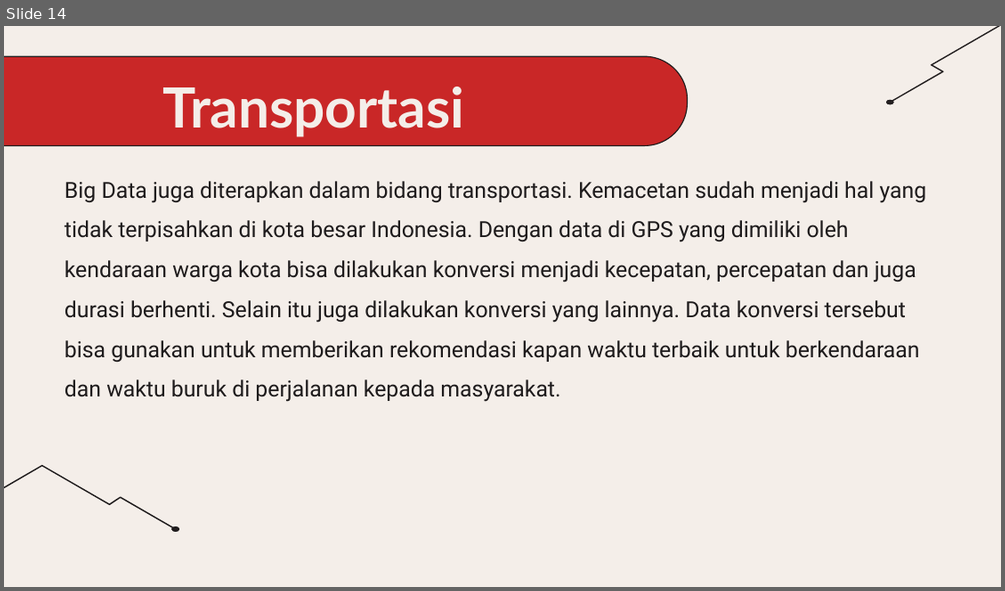
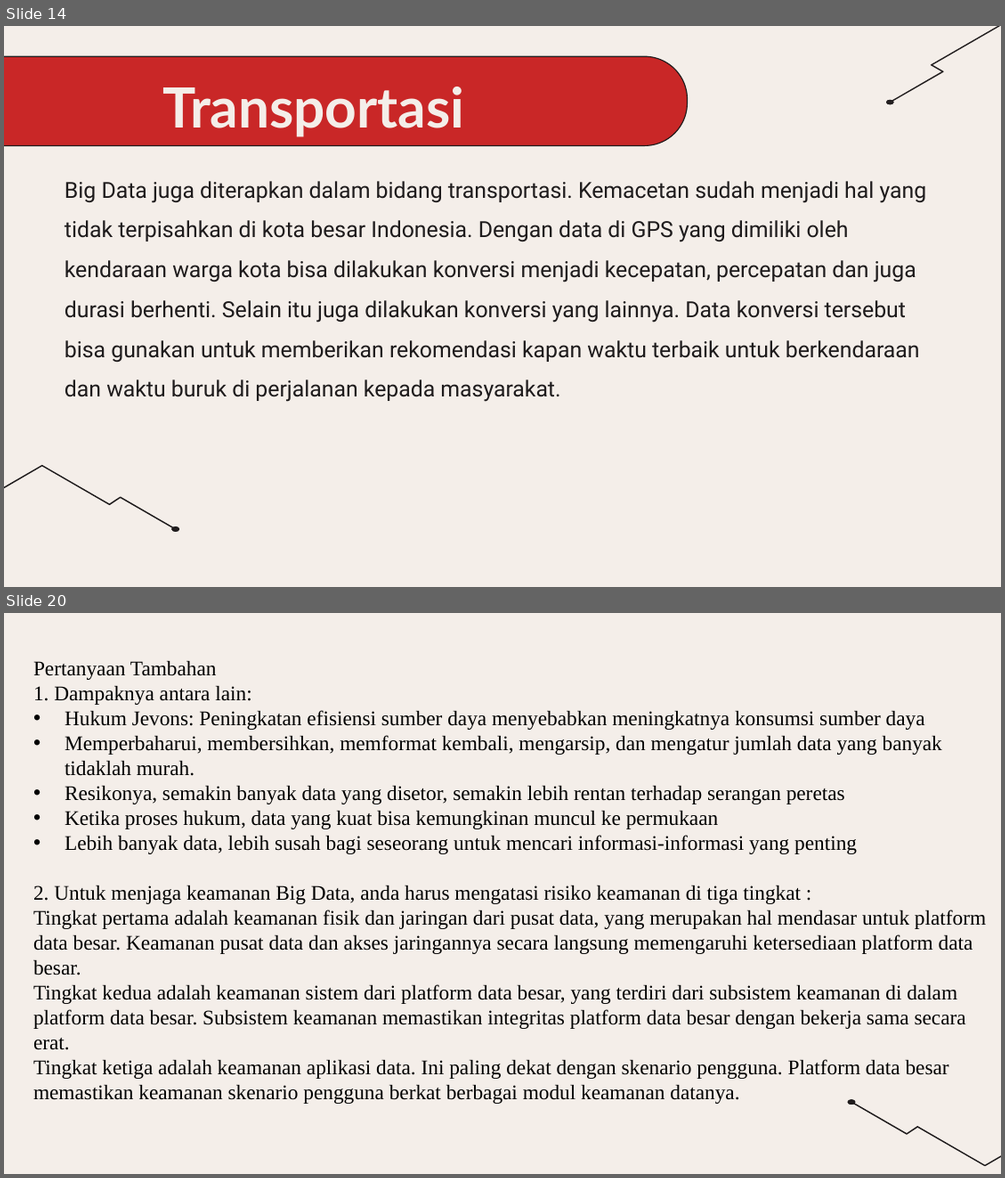
Before and after one commit to Muhammadiqbal0/pengantar-teknik-komputer, a slide deck: materi-5/Kelompok B-Big Data.pptx. Shown one above the other, each under a label of ours: slide 14 before the commit, slides 14 and 20 after it; the slides between them are not shown. The pictures are 1005x591 and 1005x1178 pixels, drawn with LibreOffice and Linux fonts; fonts in the diff are those of the drawing. Boxes give left, top, right and bottom in pixels: in the first picture for what was removed or moved away, otherwise in the second. Text is boxed around its words. In the diff, an @@ line names an element or a change of style, - is before the commit and + after.

Commit message:
izin kirim resume pertanyaan

```diff
--- a/materi-5/Kelompok B-Big Data.pptx
+++ b/materi-5/Kelompok B-Big Data.pptx
@@ slide 20 added at box(4, 613, 1001, 1174), background #F4EEE9 @@
@@ text added at box(33, 660, 986, 1103), 15 pt, text #000000 @@
+Pertanyaan Tambahan
+1. Dampaknya antara lain:
+• Hukum Jevons: Peningkatan efisiensi sumber daya menyebabkan meningkatnya konsumsi sumber daya
+• Memperbaharui, membersihkan, memformat kembali, mengarsip, dan mengatur jumlah data yang banyak tidaklah murah.
+• Resikonya, semakin banyak data yang disetor, semakin lebih rentan terhadap serangan peretas
+• Ketika proses hukum, data yang kuat bisa kemungkinan muncul ke permukaan
+• Lebih banyak data, lebih susah bagi seseorang untuk mencari informasi-informasi yang penting
+2. Untuk menjaga keamanan Big Data, anda harus mengatasi risiko keamanan di tiga tingkat :
+  Tingkat pertama adalah keamanan fisik dan jaringan dari pusat data, yang merupakan hal mendasar untuk platform data besar. Keamanan pusat data dan akses jaringannya secara langsung memengaruhi ketersediaan platform data besar.
+  Tingkat kedua adalah keamanan sistem dari platform data besar, yang terdiri dari subsistem keamanan di dalam platform data besar. Subsistem keamanan memastikan integritas platform data besar dengan bekerja sama secara erat.
+  Tingkat ketiga adalah keamanan aplikasi data. Ini paling dekat dengan skenario pengguna. Platform data besar memastikan keamanan skenario pengguna berkat berbagai modul keamanan datanya.
@@ freeform shape added at box(848, 1100, 854, 1103), fill #231F20, outline #1E1B1C 0.75 pt @@
@@ freeform shape added at box(848, 1100, 855, 1103), fill #F4EEE9, outline #1E1B1C 0.75 pt @@
@@ freeform shape added at box(851, 1102, 1001, 1165), fill #F4EEE9, outline #1E1B1C 0.75 pt @@
```
Also in this commit, not shown: 10 slides changed, 4 other slides added.
